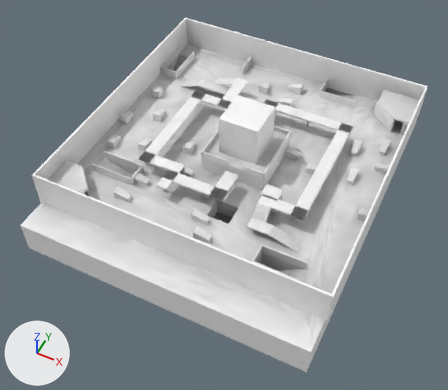
One commit to the glTF model public/models/stage_bb.glb: the scene before it, then after it.
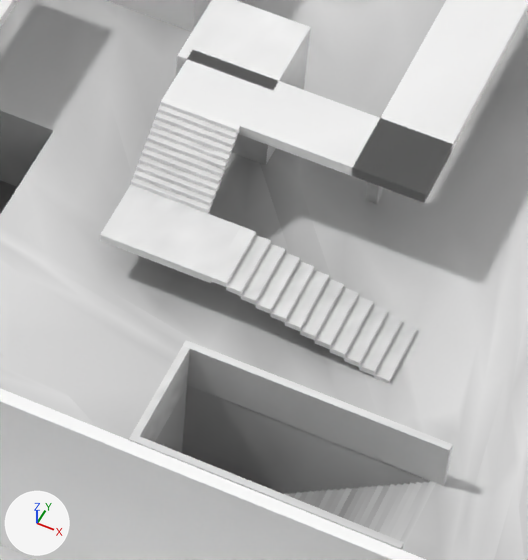
The first picture shows the older version from a 50 mm lens placed at (36.5, -81.5, 98.6), pointed at (0.2, -8.8, 7.8). The close-ups show the older and then the newer version on the part from 51% to 72% of the width and 48% to 72% of the height of that picture. Only the edits that show in the close-ups are written down. The lights are fixed; the arrows at lower left show +X, +Y and +Z. Vertices at exactly the same position are counted once.

In view in the first close-up: 'concrete_column_3', 'concrete_ground_1F', 'concrete_landing_se', 'concrete_stair_b2_a1', 'concrete_stair_se', 'concrete_stair_se_upper', 'concrete_stair_wall_b2_a1_n', 'concrete_stair_wall_b2_a1_s', 'concrete_stair_wall_b2_a1_w', 'concrete_walk_2F_e', 'concrete_walk_2F_se', 'concrete_wall_outer_s' and 3 more.
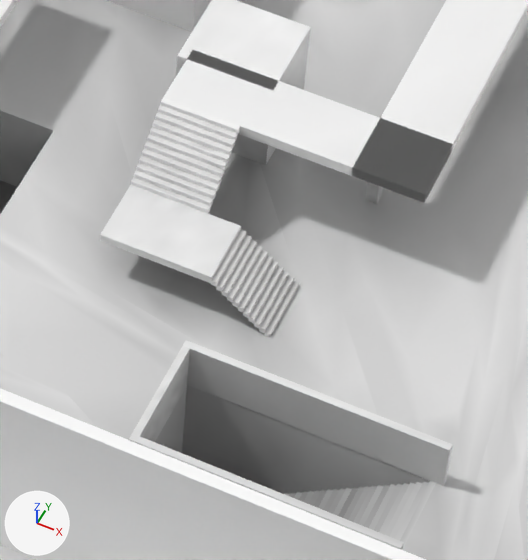
Location of each change, [x1, y1, x2, y2] in pixels of the close-ups (528 x 560 px; the box of a moved part takes in the faces that stretch with it):
'concrete_stair_se', reshaped, recoloured (57% narrower, 31% shorter)
    before: [211, 226, 417, 384]
    after: [211, 229, 299, 337]
part 1 of me_mesh_13, recoloured
    both: [224, 223, 423, 415]
part 2 of me_mesh_13, recoloured
    before: [207, 221, 300, 372]
    after: [207, 221, 312, 372]
part 3 of me_mesh_46, moved or reshaped
    before: [374, 322, 417, 384]
    after: [211, 229, 246, 287]
part 4 of me_mesh_46, moved or reshaped
    before: [359, 314, 402, 376]
    after: [216, 235, 252, 292]
part 5 of me_mesh_46, moved or reshaped
    before: [344, 305, 388, 367]
    after: [222, 240, 257, 297]
part 6 of me_mesh_46, moved or reshaped
    before: [329, 296, 373, 358]
    after: [227, 245, 262, 302]
part 7 of me_mesh_46, moved or reshaped
    before: [315, 287, 358, 349]
    after: [232, 250, 267, 307]
part 8 of me_mesh_46, moved or reshaped
    before: [300, 279, 344, 340]
    after: [238, 255, 273, 312]
part 9 of me_mesh_46, moved or reshaped
    before: [285, 270, 329, 331]
    after: [243, 260, 278, 318]
part 10 of me_mesh_46, moved or reshaped
    before: [270, 261, 314, 322]
    after: [248, 266, 283, 323]
part 11 of me_mesh_46, moved or reshaped
    before: [255, 252, 300, 313]
    after: [254, 271, 288, 328]
part 12 of me_mesh_46, moved or reshaped
    before: [241, 244, 285, 305]
    after: [259, 276, 294, 333]
part 13 of me_mesh_46, moved or reshaped
    before: [226, 235, 271, 296]
    after: [264, 281, 299, 337]
part 14 of me_mesh_46, moved or reshaped (not visible afterwards)
    before: [211, 226, 256, 287]
part 15 of me_mesh_46, recoloured
    before: [227, 235, 417, 381]
    after: [211, 229, 299, 332]
part 16 of me_mesh_46, recoloured
    before: [211, 226, 373, 354]
    after: [228, 248, 296, 337]
part 17 of me_mesh_46, recoloured
    before: [228, 287, 417, 384]
    after: [211, 233, 270, 337]

The change, as a diff of the scene's bpy script:
```diff
--- a/public/models/stage_bb.glb.py
+++ b/public/models/stage_bb.glb.py
@@ me_mesh_13 @@
 me_mesh_13.from_pydata(...)  # 4030 vertices, 8066 faces; spans x -28.0..28.0, y -34.6..32.2, z -6.7..0.1
+# me_mesh_13 part 1: 144 faces centred in x -18.9..21.2, y -26.4..-12.5, z -0.5..0.1 are repainted in the vertex colours; the middle colour goes from light grey #d0d0d0 to light grey #d6d6d6
+# me_mesh_13 part 2: 38 faces centred in x -19.6..15.3, y -18.1..-11.8, z -2.9..0.1 are repainted in the vertex colours; the middle colour goes from grey #b4b4b4 to grey #b8b8b8
 me_mesh_13.materials.append(mat_defaultmaterial_013)
@@ me_mesh_46 @@
-me_mesh_46.from_pydata(...)  # 240 vertices, 432 faces; spans x 12.91..18.88, y -17.82..-15.58, z 11.25..13.1
+me_mesh_46.from_pydata(...)  # 240 vertices, 432 faces; spans x 12.91..15.15, y -17.82..-15.58, z 11.1..12.95
+# me_mesh_46 part 3: the loose piece of 20 vertices spanning x 18.38..18.88, y -17.82..-15.58, z 11.25..11.45 is scaled about its middle by (0.375, 1, 1), then moved by (-5.63, 0.0, 1.5)
+# me_mesh_46 part 4: the loose piece of 20 vertices spanning x 17.89..18.38, y -17.82..-15.58, z 11.4..11.6 is scaled about its middle by (0.375, 1, 1), then moved by (-4.95, 0.0, 1.2)
+# me_mesh_46 part 5: the loose piece of 20 vertices spanning x 17.39..17.89, y -17.82..-15.58, z 11.55..11.75 is scaled about its middle by (0.376, 1, 1), then moved by (-4.26, 0.0, 0.9)
+# me_mesh_46 part 6: the loose piece of 20 vertices spanning x 16.89..17.39, y -17.82..-15.58, z 11.7..11.9 is scaled about its middle by (0.375, 1, 1), then moved by (-3.58, 0.0, 0.6)
+# me_mesh_46 part 7: the loose piece of 20 vertices spanning x 16.39..16.89, y -17.82..-15.58, z 11.85..12.05 is scaled about its middle by (0.376, 1, 0.995), then moved by (-2.89, 0.0, 0.3)
+# me_mesh_46 part 8: the loose piece of 20 vertices spanning x 15.9..16.39, y -17.82..-15.58, z 12.0..12.2 is scaled about its middle by (0.375, 1, 1), then moved by (-2.21, 0.0, 0.0)
+# me_mesh_46 part 9: the loose piece of 20 vertices spanning x 15.4..15.9, y -17.82..-15.58, z 12.15..12.35 is scaled about its middle by (0.375, 1, 1), then moved by (-1.52, 0.0, -0.3)
+# me_mesh_46 part 10: the loose piece of 20 vertices spanning x 14.9..15.4, y -17.82..-15.58, z 12.3..12.5 is scaled about its middle by (0.375, 1, 1), then moved by (-0.84, 0.0, -0.6)
+# me_mesh_46 part 11: the loose piece of 20 vertices spanning x 14.4..14.9, y -17.82..-15.58, z 12.45..12.65 is scaled about its middle by (0.375, 1, 1), then moved by (-0.15, 0.0, -0.9)
+# me_mesh_46 part 12: the loose piece of 20 vertices spanning x 13.91..14.4, y -17.82..-15.58, z 12.6..12.8 is scaled about its middle by (0.376, 1, 0.995), then moved by (0.53, 0.0, -1.2)
+# me_mesh_46 part 13: the loose piece of 20 vertices spanning x 13.41..13.91, y -17.82..-15.58, z 12.75..12.95 is scaled about its middle by (0.375, 1, 1), then moved by (1.21, 0.0, -1.5)
+# me_mesh_46 part 14: the loose piece of 20 vertices spanning x 12.91..13.41, y -17.82..-15.58, z 12.9..13.1 is scaled about its middle by (0.376, 1, 1), then moved by (1.9, 0.0, -1.8)
+# me_mesh_46 part 15: 104 faces centred in x 13.08..18.72, y -17.63..-15.58, z 11.38..13.03 are repainted in the vertex colours; the middle colour goes from light grey #dedede to light grey #d5d5d5
+# me_mesh_46 part 16: 91 faces centred in x 12.91..18.72, y -17.82..-15.58, z 11.32..13.1 are repainted in the vertex colours; the middle colour goes from white #e8e8e8 to light grey #dfdfdf
+# me_mesh_46 part 17: 55 faces centred in x 13.74..18.88, y -17.82..-15.58, z 11.32..12.88 are repainted in the vertex colours; the middle colour goes from light grey #e3e3e3 to white #e8e8e8
 me_mesh_46.materials.append(mat_defaultmaterial_046)
```
